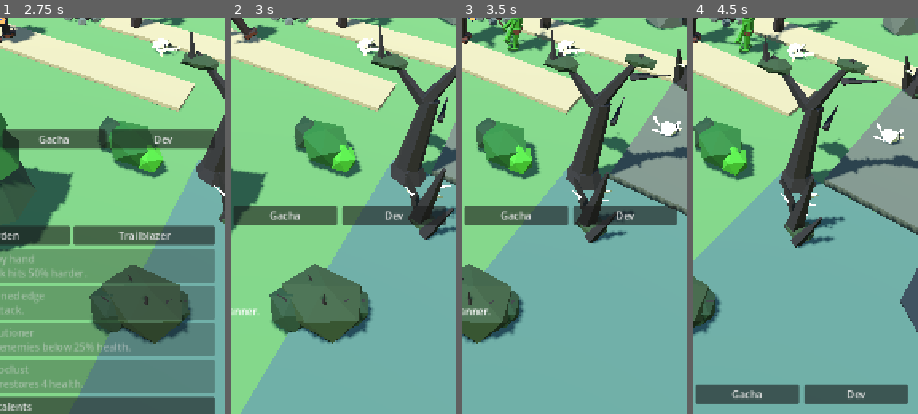
Above: before the commit, frames 1-4 (left to right).
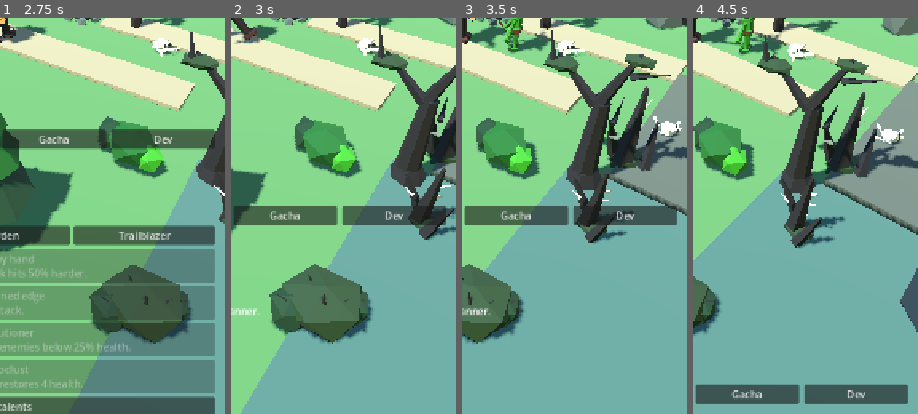
Above: after the commit, the same moments.

Repository: gabebartolo-spec/Idlerpg
Game: Godot game, scene res://main.tscn
Same seed, same stepped clock (60 frames per second), same inputs: the game is played once before the commit and once after it.
Inputs:
- Up to frame 1 (2.75 s): click "Gear" at 0.5 s; click "Gear" at 1.25 s; click "Talents" at 2 s
- Up to frame 2 (3 s): click "Gear" at 2.75 s
- Up to frame 3 (3.5 s): no input
- Up to frame 4 (4.5 s): click "Talents" at 3.5 s; click "Talents" at 4.25 s
The pictures show only the part of the screen within x 50-100%, y 50-100%; the shares and areas given below are measured in that part.

Frame 1 is identical in both runs. In frame 2, 1.2% of the frame differs, in the area x 86-100%, y 22-37%; in frame 3, 2.9%; in frame 4, 3.0%, in the area x 58-100%, y 9-41%.

Commit message:
Refresh in-engine screenshots and move a thorn out of the wolf fight
The captures now show the scene without the Briarfen label. Taking them
showed a briar thorn from the lair standing between the camera and the
wolf fight, so it moves to the other side of the lair.

Co-Authored-By: Claude Fable 5.1 <noreply@anthropic.com>

Diff:
--- a/src/main.gd
+++ b/src/main.gd
@@ -262,7 +262,7 @@
 	_add_prop("briar_bush", fen + Vector3(-2.4, 0.0, 0.5), 200.0, 0.85)
 
 	_add_prop("thornback_hollow", lair + Vector3(2.9, 0.0, -3.2), -15.0)
-	_add_prop("briar_thorn", lair + Vector3(-1.7, 0.0, -1.5), 60.0, 1.1)
+	_add_prop("briar_thorn", lair + Vector3(-1.9, 0.0, 1.3), 60.0, 1.1)
 	_add_prop("bone_pile", lair + Vector3(-1.6, 0.0, 0.2), 120.0)
 
 func _build_hero() -> Node3D:
Binary file changed: art/review/ingame_1_walk.png
Binary file changed: art/review/ingame_2_walk_gear.png
Binary file changed: art/review/ingame_3_goblin_fight.png
Binary file changed: art/review/ingame_4_goblin_fight_gear.png
Binary file changed: art/review/ingame_5_wolf_fight.png
Binary file changed: art/review/ingame_6_wolf_fight_gear.png
Binary file changed: art/review/ingame_7_briarling_fight.png
Binary file changed: art/review/ingame_8_thornback_fight.png
